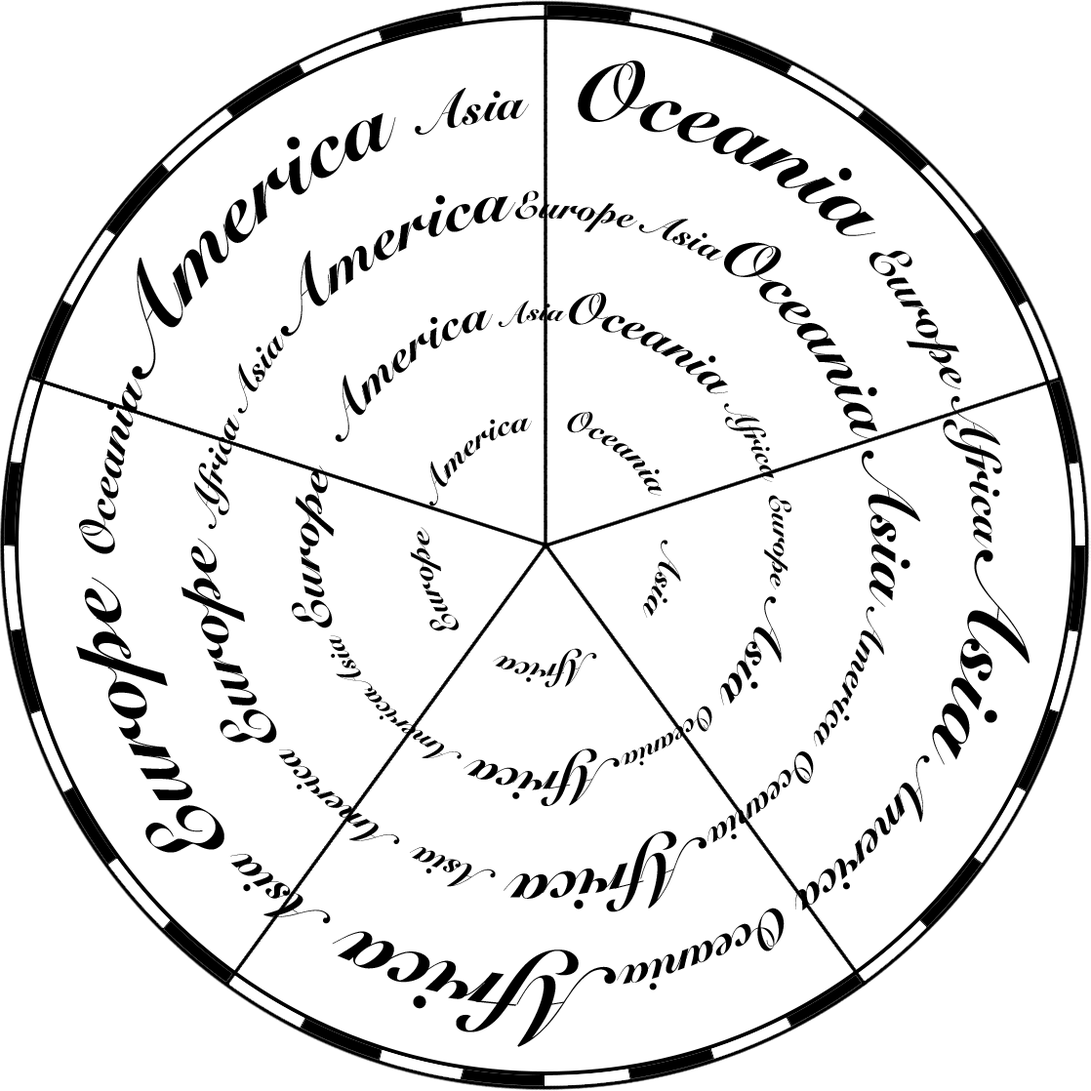
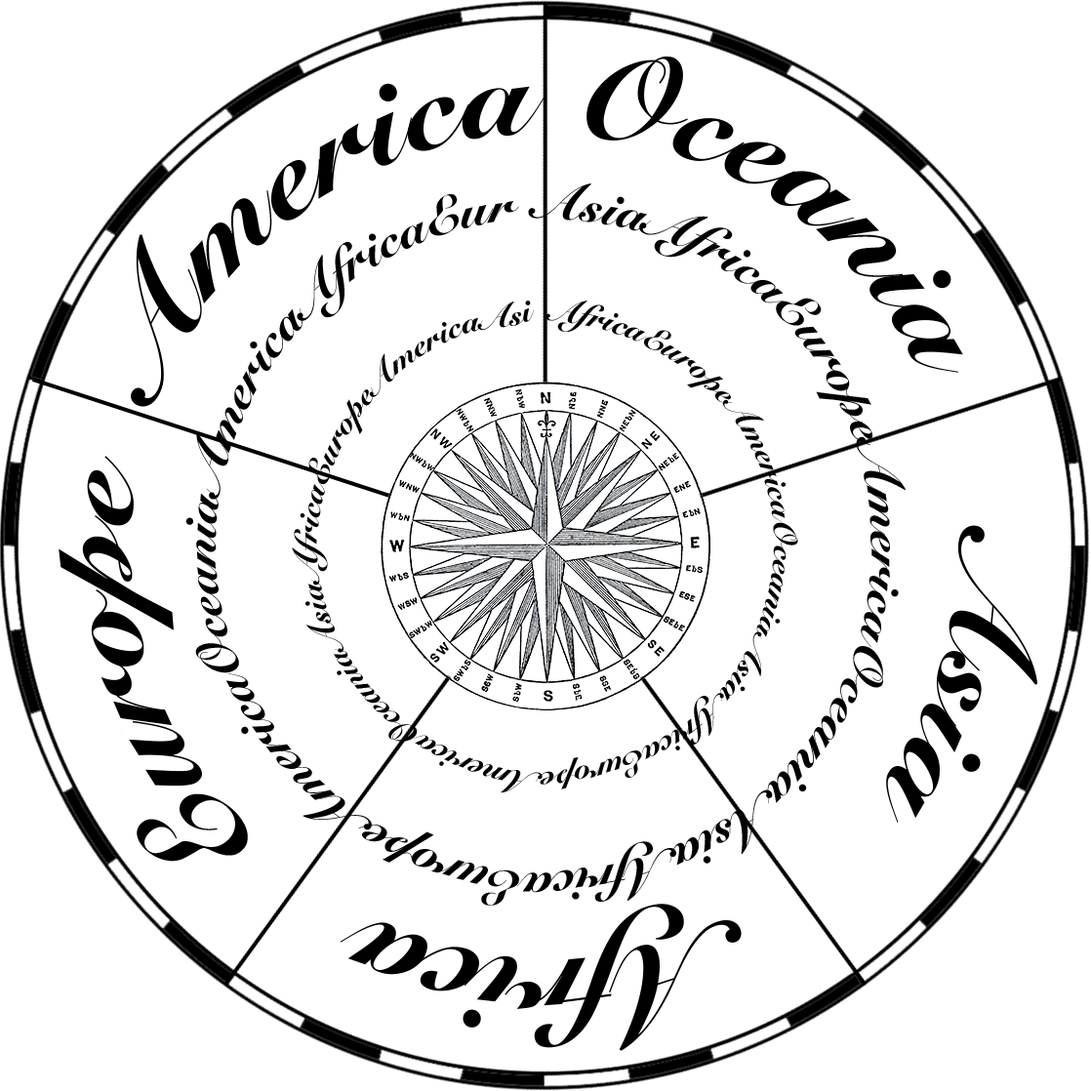
Before/after of a 1091 × 1091 layered artwork. What changed in the layer stack:
renamed "Фигура 22" to "Слой 0", painted on it over [0, 0, 1091, 1091]
removed layer "Слой 1" over [0, 2, 1089, 1088]
